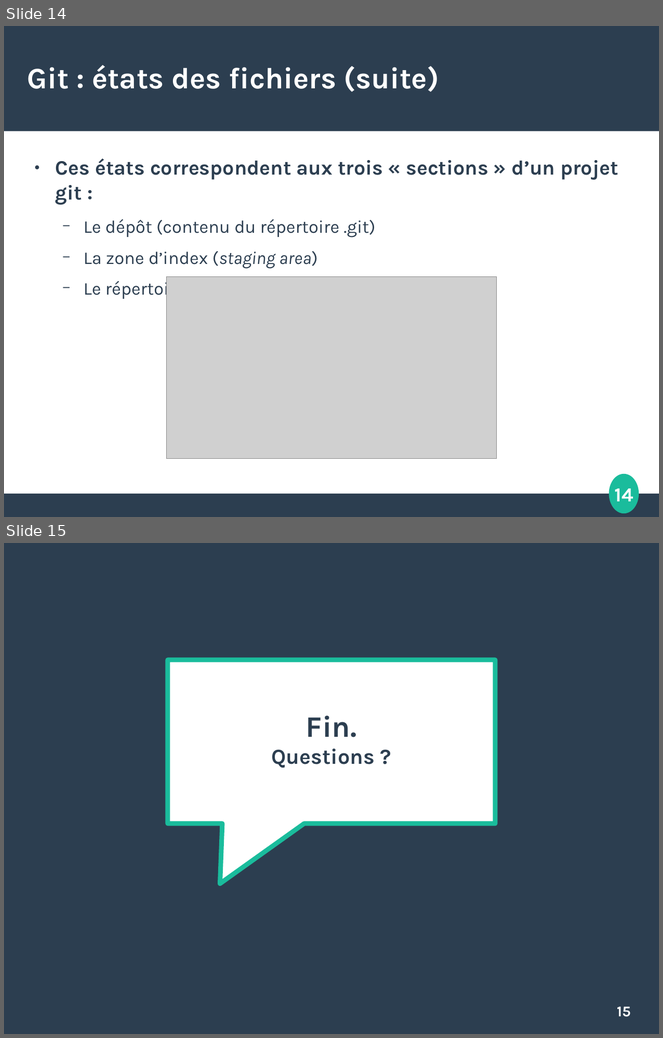
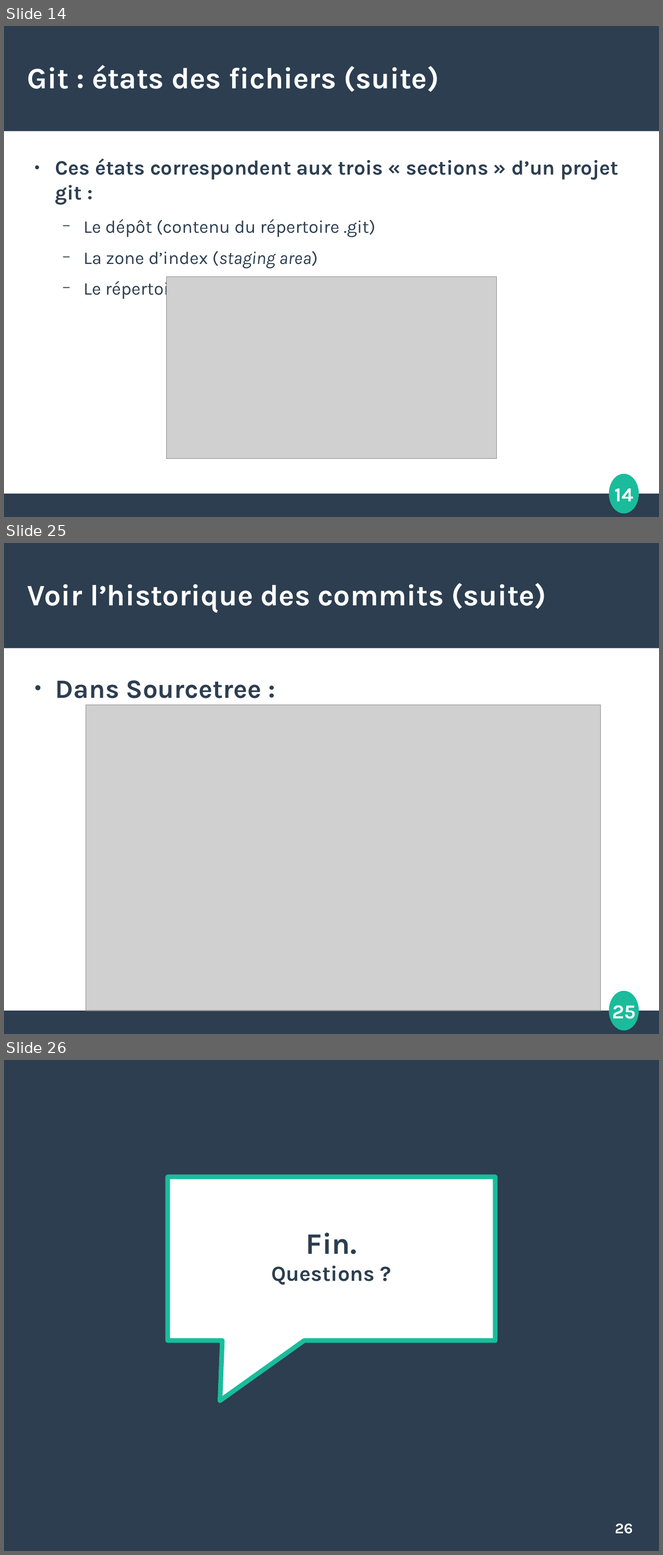
Before and after one commit to etdube/formation_git, a slide deck: Présentation git.odp. Shown one above the other, each under a label of ours: slides 14 and 15 before the commit, slides 14, 25 and 26 after it; the slides between them are not shown. The pictures are 663x1038 and 663x1555 pixels, drawn with LibreOffice and Linux fonts; fonts in the diff are those of the drawing; grey boxes stand for pictures. Boxes give left, top, right and bottom in pixels: in the first picture for what was removed or moved away, otherwise in the second. Text is boxed around its words. In the diff, an @@ line names an element or a change of style, - is before the commit and + after.

Commit message:
Présentation git.odp : section sur commits

```diff
--- a/Présentation git.odp
+++ b/Présentation git.odp
@@ slide 25 added at [4,543,659,1034], background #FFFFFF; not listed: 4 template elements that a slide beside it also shows @@
@@ title added at [27,583,547,612], 36 pt, text #FFFFFF, bold @@
+Voir l’historique des commits (suite)
@@ text added at [55,680,262,698], 32 pt, text #2C3E50, bold @@
+● Dans Sourcetree :
@@ picture added at [86,705,601,1012] @@
@@ what was slide 15 is now slide 26 @@
@@ page number at [615,1524,633,1534]: text changed @@
-15
+26
```
Also in this commit, not shown: 1 slide changed, 10 other slides added.
